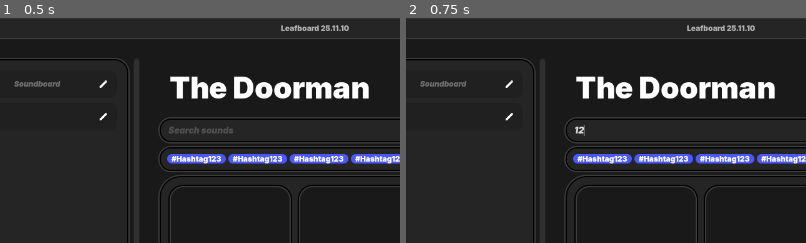
Above: before the commit, frames 1-2 (left to right).
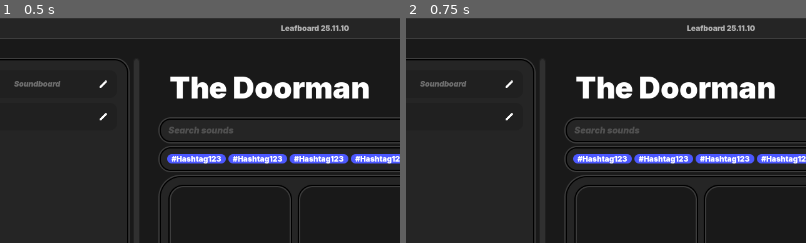
Above: after the commit, the same moments.

Repository: Dinno-DEV/leafboard
Game: Godot game, scene res://root_scenes/MainScene.tscn
Two runs of this game, one before a commit and one after it. Both use one fixed random seed, a clock stepped at 60 frames per second and the inputs below.
Inputs (mouse positions are % of the whole screen's width and height, from its top left):
- Up to frame 1 (0.5 s): no input
- Up to frame 2 (0.75 s): click (58, 25) at 0.52 s; type "12" at 0.6 s
The pictures show only the part of the screen within x 10-60%, y 0-50%; the shares and areas given below are measured in that part.

Frame 1 is identical in both runs. In frame 2, 0.2% of the frame differs, in the area x 42-59%, y 47-53%.

Commit message:
DialogConfirmation singleton

Diff:
--- a/project.godot
+++ b/project.godot
@@ -19,6 +19,7 @@
 
 MouseUtil="*res://singletons/MouseUtil.tscn"
 WindowResizer="*res://singletons/WindowResizer.tscn"
+DialogConfirmation="*res://singletons/DialogConfirmation.tscn"
 
 [display]
 
